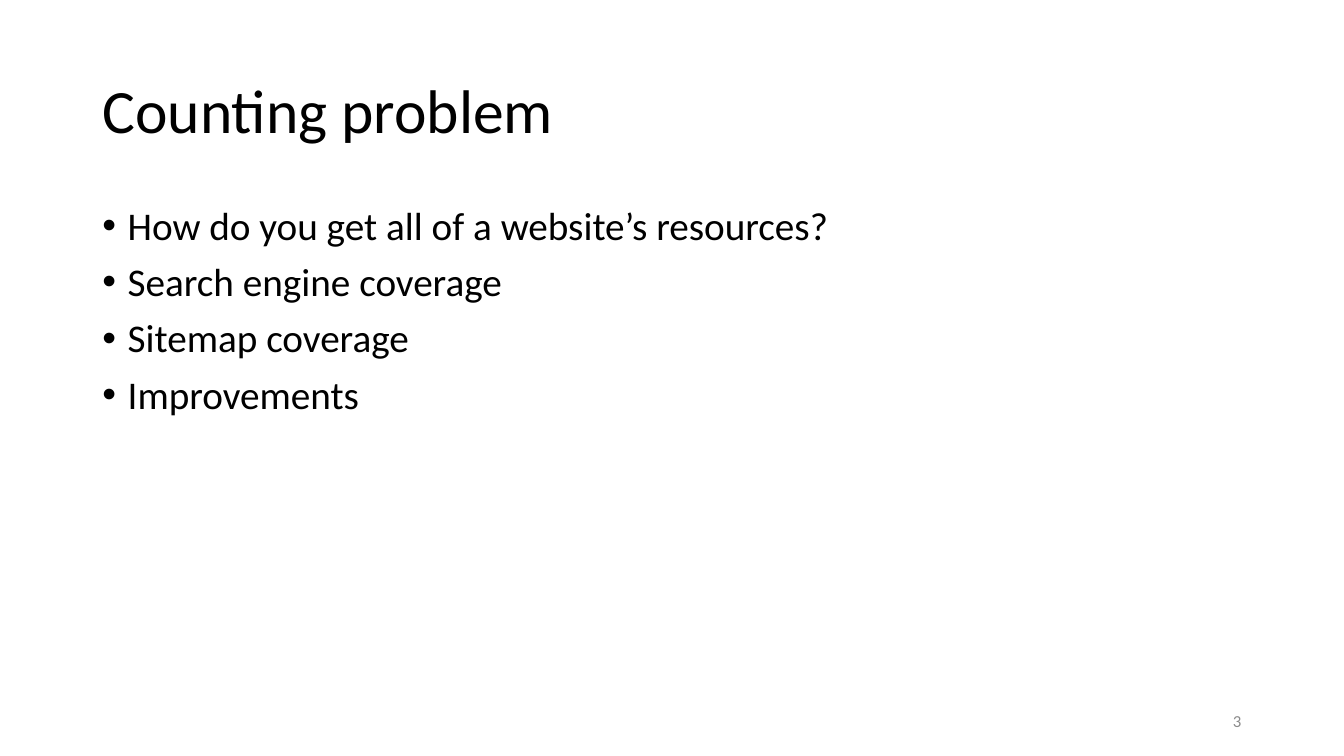
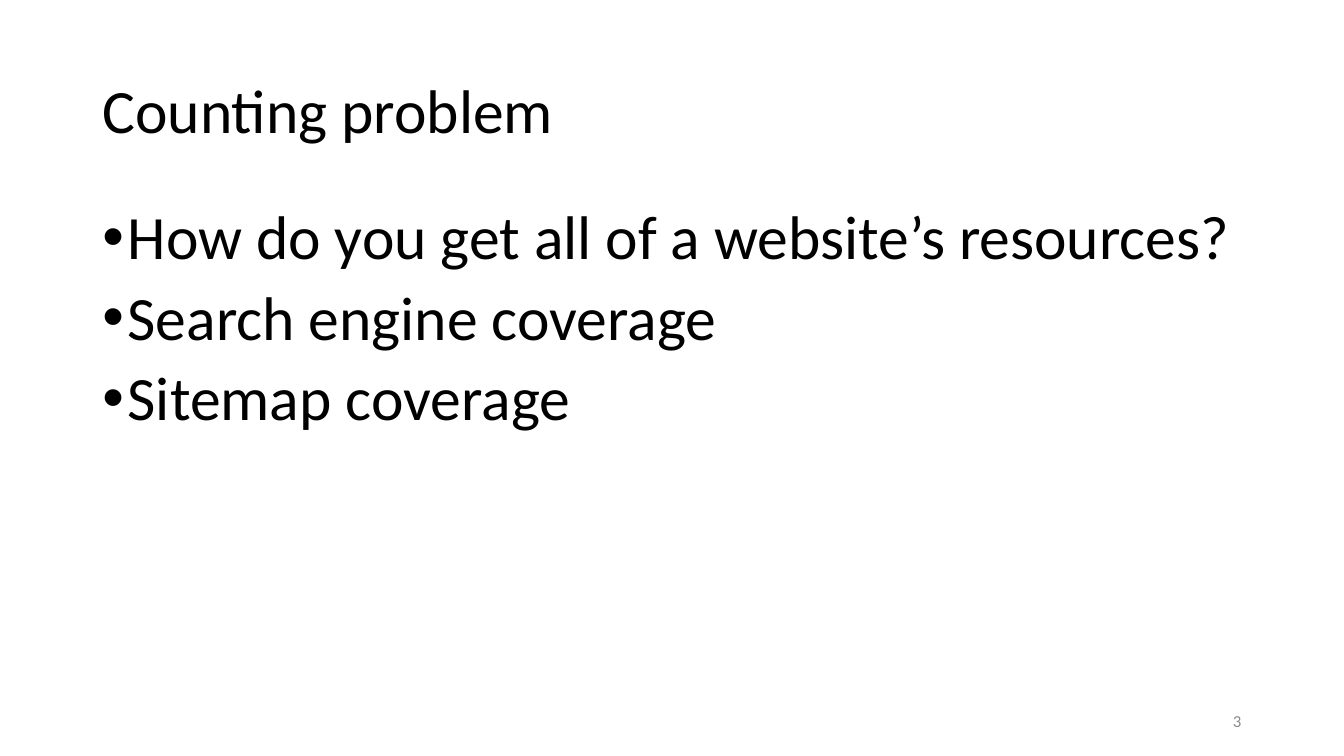
Before and after one commit to Miranda-C-Smith/cs891-f17, a slide deck: slide 3 of INTEGRATING PRESERVATION FUNCTIONS INTO THE WEB SERVER.pptx. Drawn at 1344x756 pixels with LibreOffice and Linux fonts; fonts in the diff are those of the drawing. Boxes give left, top, right and bottom in pixels: in the first picture for what was removed or moved away, otherwise in the second. Text is boxed around its words. In the diff, an @@ line names an element or a change of style, - is before the commit and + after.

```diff
--- a/INTEGRATING PRESERVATION FUNCTIONS INTO THE WEB SERVER.pptx
+++ b/INTEGRATING PRESERVATION FUNCTIONS INTO THE WEB SERVER.pptx
@@ text "How do you get all ..." at (128, 216, 1229, 431): size 28 to 44 pt @@
@@ text at (128, 384, 359, 416): paragraph removed @@
-• Improvements
```
Also in this commit, not shown: 10 other slides changed, 1 slide added.
